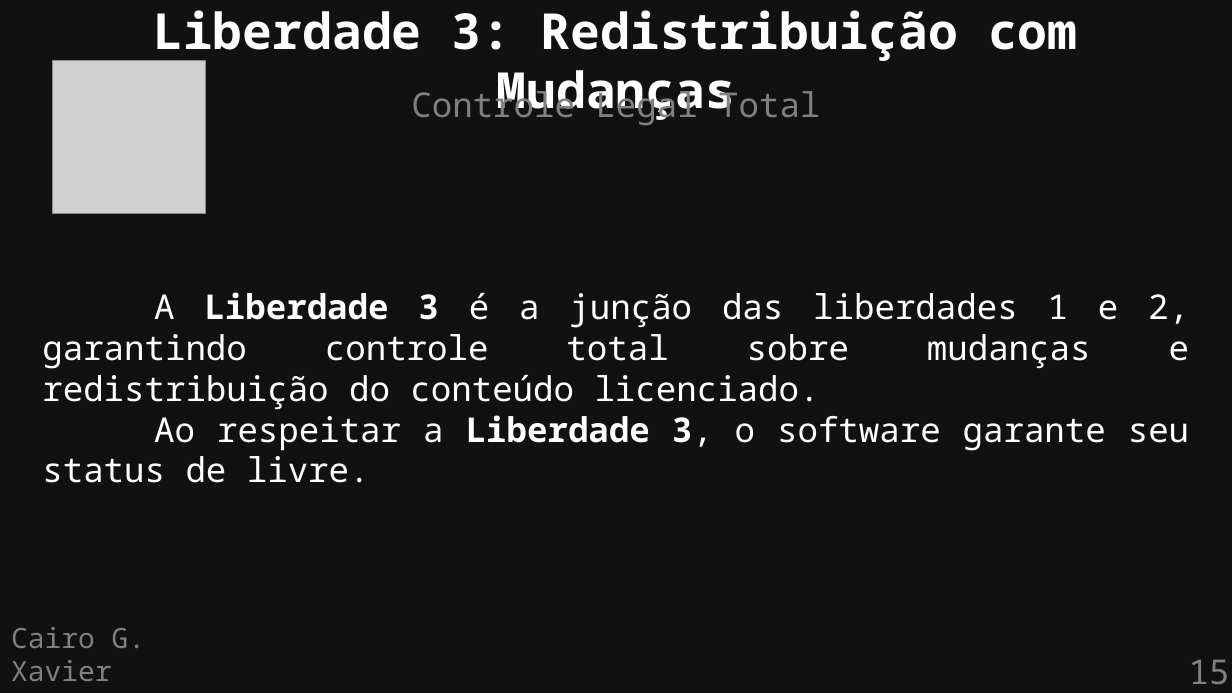
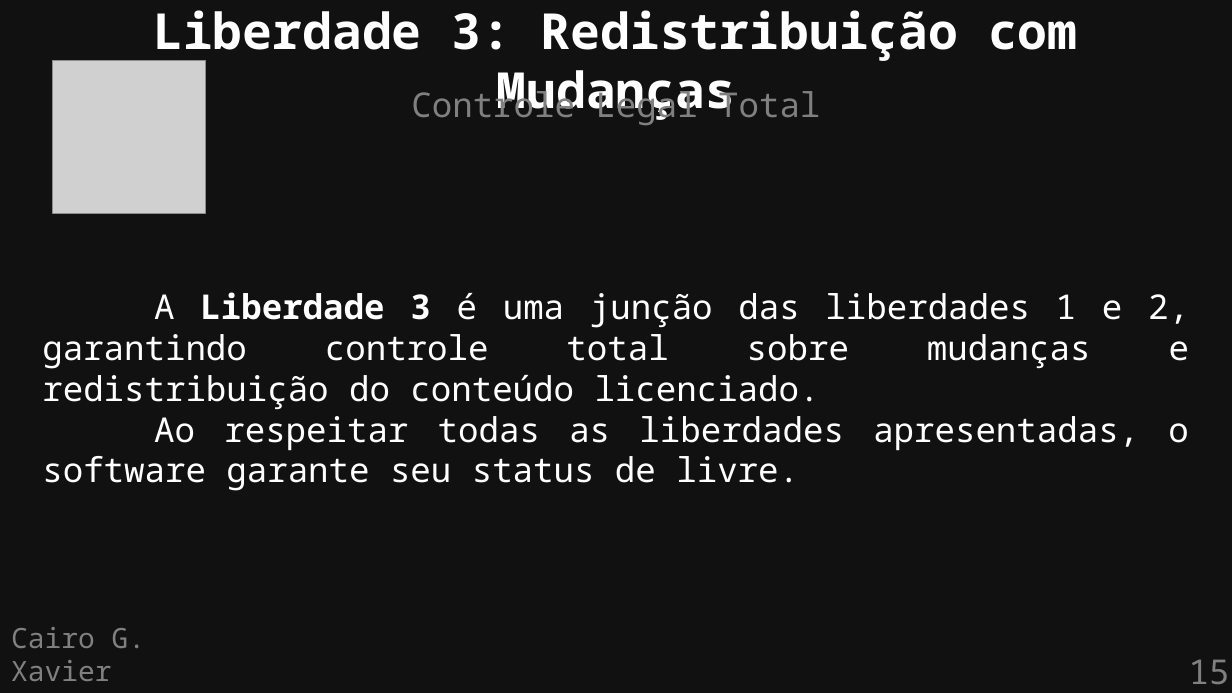
Before and after one commit to cairoGarcia/flisol-2026-ufmg, a slide deck: slide 15 of slides/definicao.odp. Drawn at 1232x693 pixels with LibreOffice and Linux fonts; fonts in the diff are those of the drawing; grey boxes stand for pictures. Boxes give left, top, right and bottom in pixels: in the first picture for what was removed or moved away, otherwise in the second. Text is boxed around its words. In the diff, an @@ line names an element or a change of style, - is before the commit and + after.

```diff
--- a/slides/definicao.odp
+++ b/slides/definicao.odp
@@ text at (42, 292, 1189, 491): text changed @@
-A Liberdade 3 é a junção das liberdades 1 e 2, garantindo controle total sobre mudanças e redistribuição do conteúdo licenciado.
-Ao respeitar a Liberdade 3, o software garante seu status de livre.
+A Liberdade 3 é uma junção das liberdades 1 e 2, garantindo controle total sobre mudanças e redistribuição do conteúdo licenciado.
+Ao respeitar todas as liberdades apresentadas, o software garante seu status de livre.
```
Also in this commit, not shown: 9 other slides changed, 2 other files.
